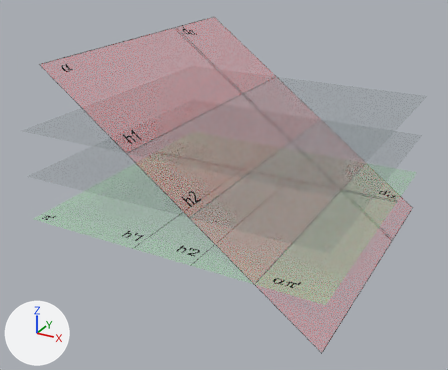
An edit to the glTF model vr/reta_decliveN.glb, drawn before and after from the same camera.
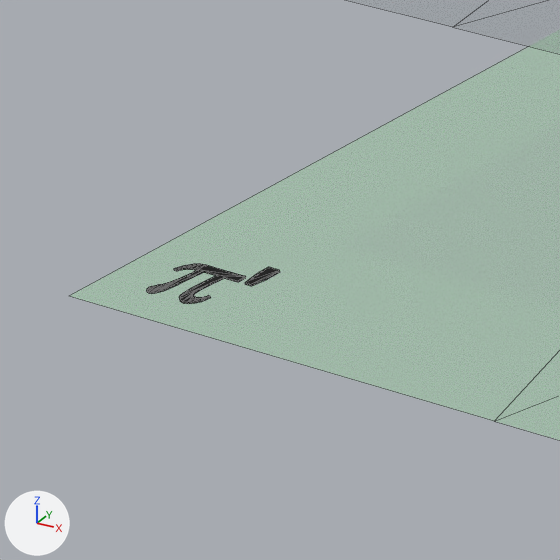
The first picture shows the older version from a 50 mm camera at (2.4, -4.53, 1.92) aimed at (0.03, -0.2, -0.24). The close-ups show both versions on the part from 6% to 20% of the width and 50% to 67% of the height of that picture; other places that the commit changed are outside them. Arrows for +X, +Y and +Z are at lower left; the lights stay in place. The close-ups show mesh edges as thin lines. Where no turn or scale is listed for an object, it has been applied to the vertices. Vertices at the same position are counted once.

Names of what the first close-up shows: 'Mesh_18', 'root'.
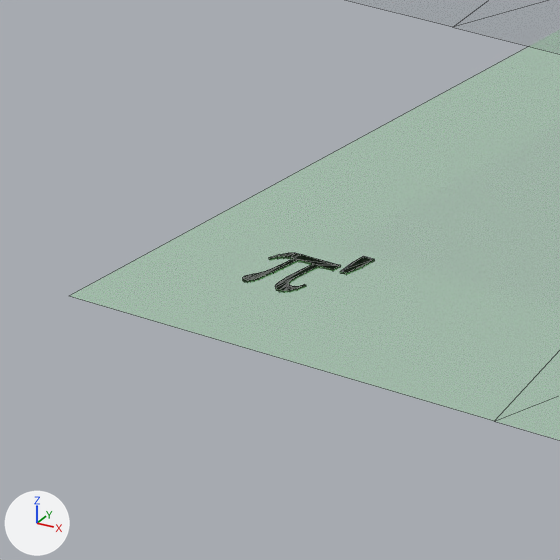
Where the change shows, as pixel boxes (x1, y1, x2, y2) in the close-ups (560 x 560 px; the box of a moved part takes in the faces that stretch with it):
```json
{"object": "root", "change": "reshaped", "before": [147, 264, 280, 304], "after": [244, 253, 373, 291]}
{"part": 1, "of": "me_mesh_24", "change": "moved or reshaped", "before": [147, 264, 246, 304], "after": [244, 253, 340, 291]}
{"part": 2, "of": "me_mesh_24", "change": "moved or reshaped", "before": [245, 267, 280, 286], "after": [340, 258, 373, 273]}
```

Edits to the scene script, one JSON object a line:
```json
{"block": "me_mesh_24", "where": "me_mesh_24.from_pydata(...)  # 142 vertices, 250 faces; spans x -1.18..1.36, y -1.28..1.26, z -0.77..0.92"}
{"block": "me_mesh_24", "where": "# used by ob_root; location = (0.0, 0.0, 0.0)"}
{"block": "me_mesh_24", "change": "me_mesh_24 part 1: the loose piece of 102 vertices spanning x -1.13..-1.06, y -1.24..-1.17, z -0.39 is moved by (0.06, 0.06, 0.0)"}
{"block": "me_mesh_24", "change": "me_mesh_24 part 2: the loose piece of 12 vertices spanning x -1.06..-1.04, y -1.18..-1.15, z -0.39 is moved by (0.06, 0.06, 0.0)"}
```
